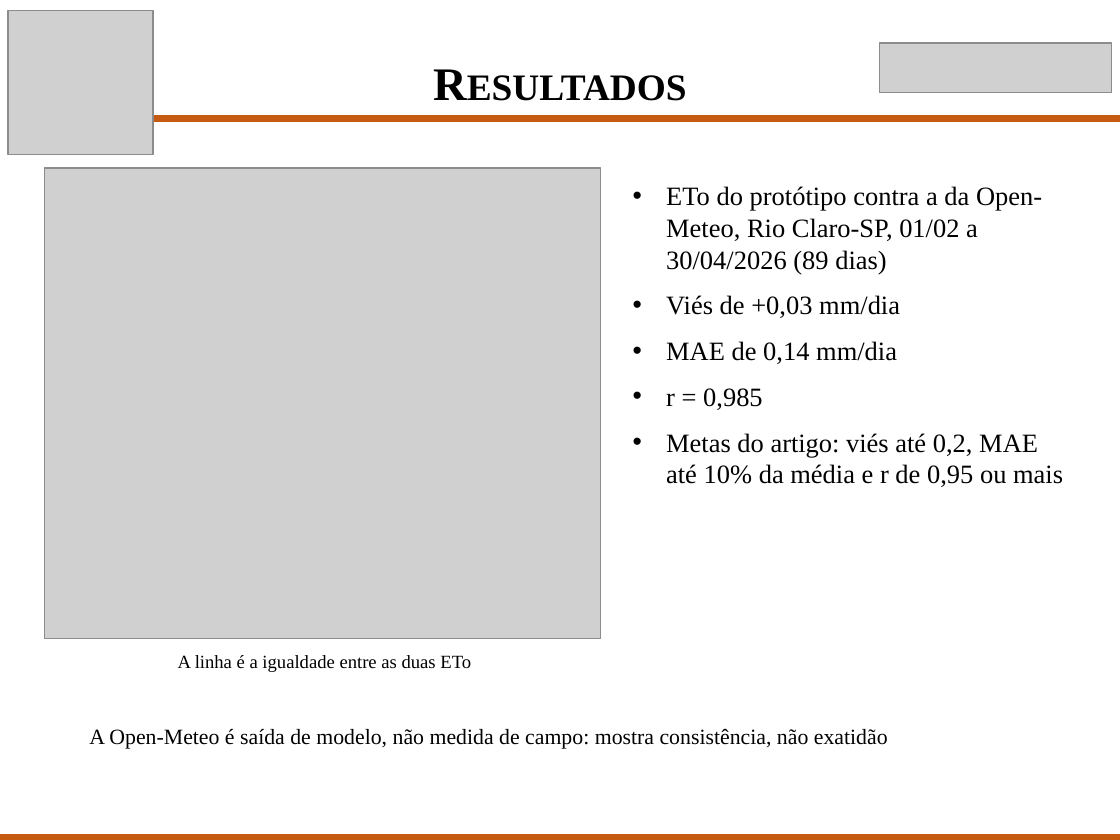
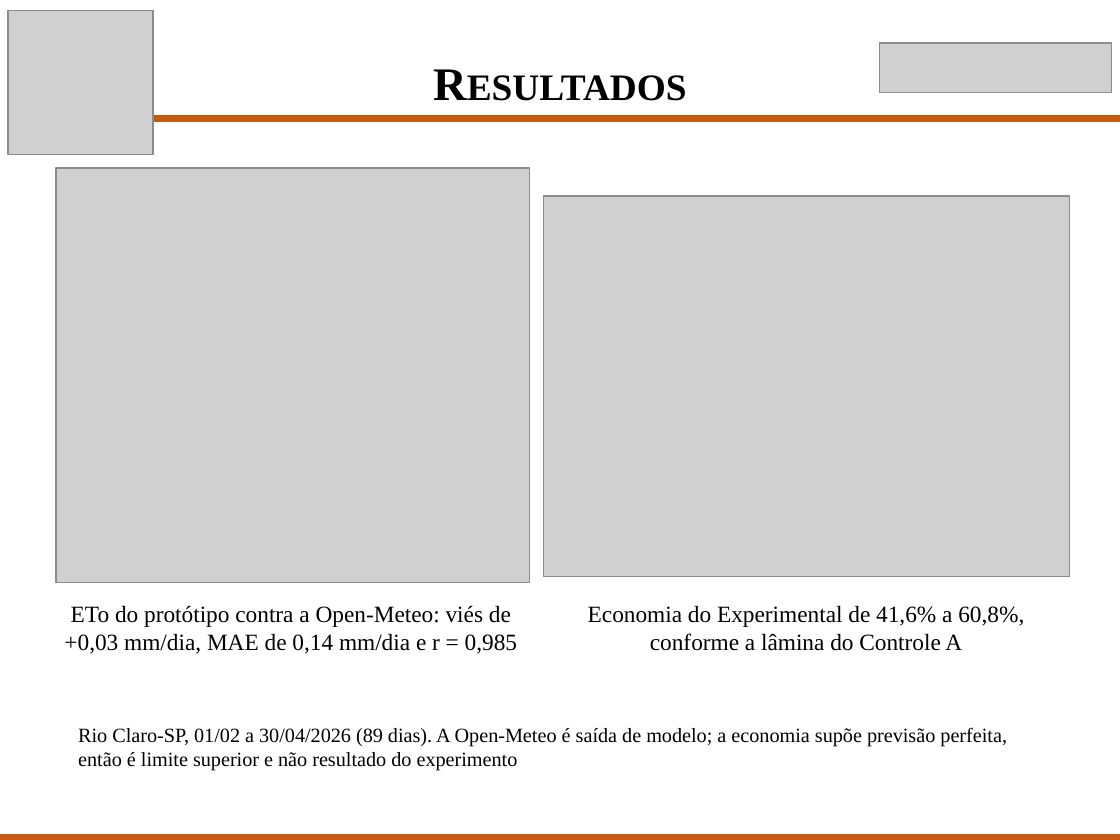
Before and after one commit to Scaglia05/irrigacao-inteligente, a slide deck: slide 7 of docs/p2/Apresentacao_TCC_P2.pptx (slide 8 before the commit). Drawn at 1120x840 pixels with LibreOffice and Linux fonts; fonts in the diff are those of the drawing; grey boxes stand for pictures. Boxes give left, top, right and bottom in pixels: in the first picture for what was removed or moved away, otherwise in the second. Text is boxed around its words. In the diff, an @@ line names an element or a change of style, - is before the commit and + after.

```diff
--- a/docs/p2/Apresentacao_TCC_P2.pptx
+++ b/docs/p2/Apresentacao_TCC_P2.pptx
@@ picture resized from (x1=45, y1=168, x2=600, y2=638) to (x1=56, y1=168, x2=530, y2=582) @@
@@ picture added at (x1=543, y1=196, x2=1070, y2=576) @@
@@ text removed at (x1=666, y1=186, x2=1063, y2=487) @@
-• ETo do protótipo contra a da Open-Meteo, Rio Claro-SP, 01/02 a 30/04/2026 (89 dias)
-• Viés de +0,03 mm/dia
-• MAE de 0,14 mm/dia
-• r = 0,985
-• Metas do artigo: viés até 0,2, MAE até 10% da média e r de 0,95 ou mais
@@ text at (x1=64, y1=605, x2=517, y2=654): text changed; size 12 to 15 pt @@
-A linha é a igualdade entre as duas ETo
+ETo do protótipo contra a Open-Meteo: viés de +0,03 mm/dia, MAE de 0,14 mm/dia e r = 0,985
@@ text added at (x1=588, y1=605, x2=1024, y2=651), 15 pt, text #000000 @@
+Economia do Experimental de 41,6% a 60,8%, conforme a lâmina do Controle A
@@ text at (x1=78, y1=727, x2=1007, y2=771): text changed; size 14 to 13 pt @@
-A Open-Meteo é saída de modelo, não medida de campo: mostra consistência, não exatidão
+Rio Claro-SP, 01/02 a 30/04/2026 (89 dias). A Open-Meteo é saída de modelo; a economia supõe previsão perfeita, então é limite superior e não resultado do experimento
```
Also in this commit, not shown: 6 other slides changed, 3 slides removed, 1 other file.
